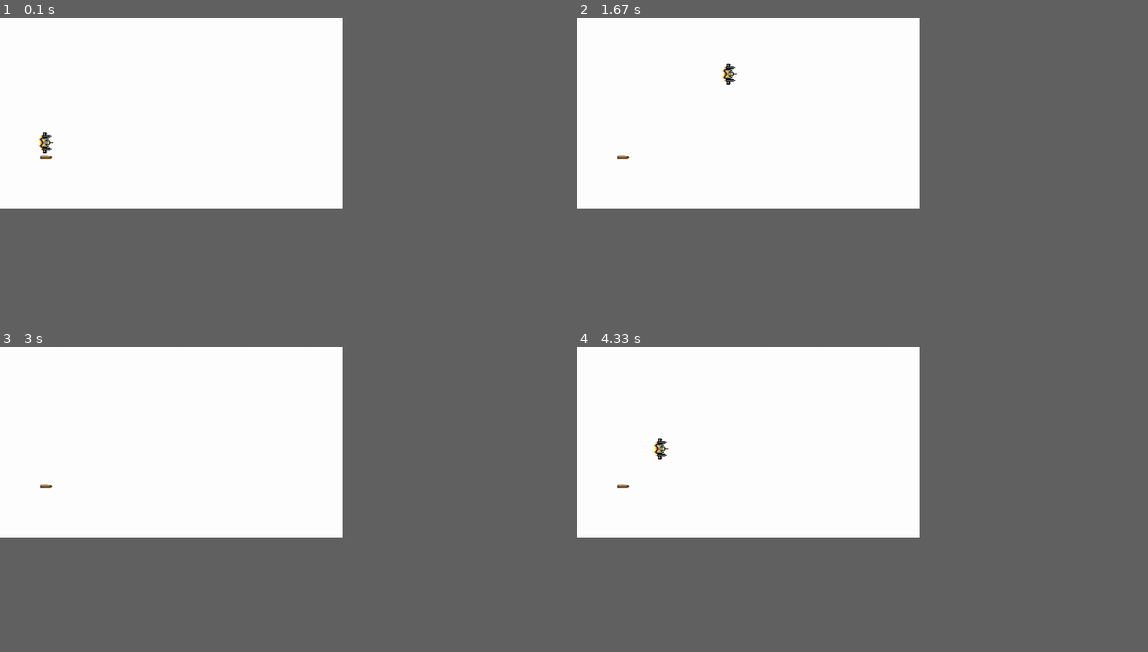
Above: before the commit, frames 1-4 (two rows, left to right).
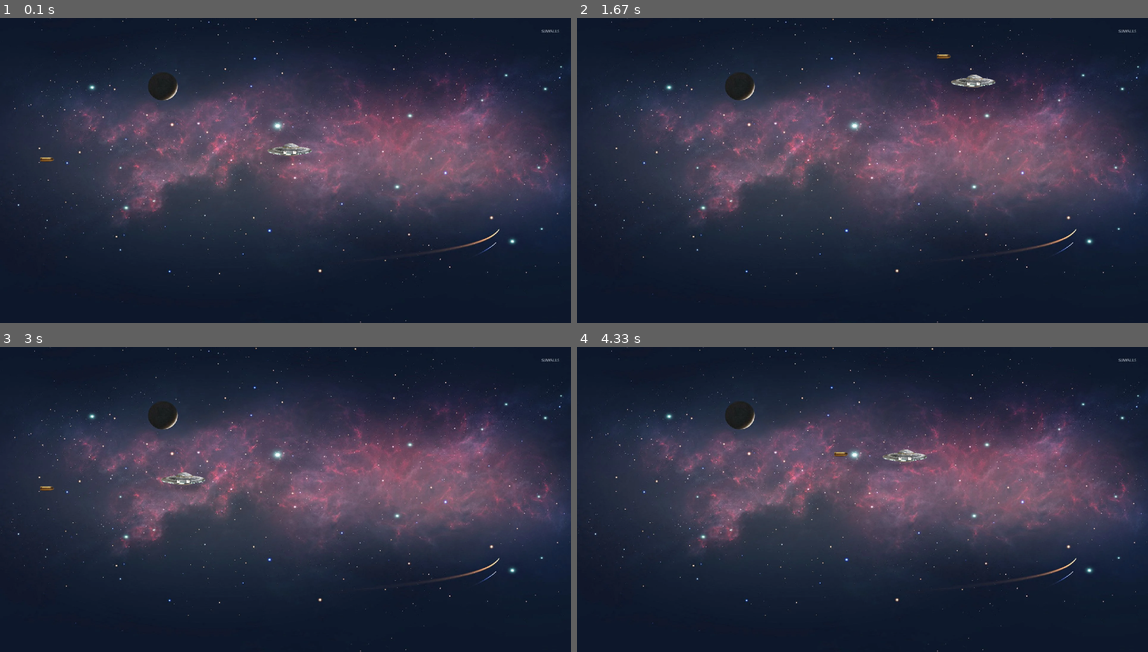
Above: after the commit, the same moments.

Repository: tylercaillet19/spaceship-game
Game: pygame game, started from game_with_tutorial.py
Same seed, same stepped clock (60 frames per second), same inputs: the game is played once before the commit and once after it.
Inputs:
- Up to frame 1 (0.1 s): no input
- Up to frame 2 (1.67 s): hold Right 0.33-0.8 s; hold Up 0.83-1.13 s; hold W 0.83-1.13 s; hold Right 1.17-1.63 s; hold D 1.17-1.63 s
- Up to frame 3 (3 s): hold Left 1.67-2.2 s; hold A 1.67-2.2 s; hold Down 2.23-2.53 s; hold S 2.23-2.53 s; hold Left 2.57-2.97 s; hold A 2.57-2.97 s
- Up to frame 4 (4.33 s): hold Up 3-3.37 s; hold W 3-3.37 s; hold Right 3.4-4.03 s; hold D 3.4-4.03 s; hold Down from 4.07 s (still down); hold S from 4.07 s (still down)
The window is 540x300 before the commit and 900x480 after it. Grey fills any space a smaller window leaves; there, only what the larger window draws over its background counts as a difference.

The runs differ from the first frame. In frame 1, 58% of the frame differs, in the area x 0-100%, y 0-100%; in frame 2, 58%; in frame 3, 58%; in frame 4, 58%.

Commit message:
new version

Diff:
--- a/game_with_tutorial.py
+++ b/game_with_tutorial.py
@@ -1,10 +1,14 @@
 import pygame as pg
 import os
 
-pg.display.set_caption("First Game")
-WIDTH, HEIGHT = 900, 500
+pg.display.set_caption("Spaceship Game")
+WIDTH, HEIGHT = 1500, 800
 WIN = pg.display.set_mode((WIDTH, HEIGHT))
 BACKGROUND = (255, 255, 255)
+BG_HEIGHT, BG_WIDTH = 1500, 800
+BG_IMAGE = pg.image.load(os.path.join('Assets', '5379387.webp'))
+BG = pg.transform.scale(BG_IMAGE, (BG_HEIGHT, BG_WIDTH))
+
 
 FPS = 60
 VEL = 10
@@ -12,27 +16,27 @@
 
 PROJECTILE_SPEED = 15
 
-SPACESHIP_WIDTH, SPACESHIP_HEIGHT = 55, 40
-BULLET_WIDTH, BULLET_HEIGHT = 45, 30
+SPACESHIP_WIDTH, SPACESHIP_HEIGHT = 120, 95
+BULLET_WIDTH, BULLET_HEIGHT = 50, 40
 
 
-YELLOW_SPACESHIP_IMAGE = pg.image.load(
-    os.path.join('Assets', 'spaceship_yellow.png'))
-YELLOW_SPACESHIP = pg.transform.rotate(pg.transform.scale(
-    YELLOW_SPACESHIP_IMAGE, (SPACESHIP_WIDTH, SPACESHIP_HEIGHT)), 90)
+SPACESHIP_IMAGE = pg.image.load(os.path.join('Assets', 'ufo.png'))
+SPACESHIP = pg.transform.scale(
+    SPACESHIP_IMAGE, (SPACESHIP_WIDTH, SPACESHIP_HEIGHT))
 
 BULLET_IMAGE = pg.image.load(os.path.join('Assets', 'bullet.png'))
 BULLET = pg.transform.scale(BULLET_IMAGE, (BULLET_WIDTH, BULLET_HEIGHT))
 
 
 def draw_window(yellow, bullet):
-    WIN.fill(BACKGROUND)
-    WIN.blit(YELLOW_SPACESHIP, (yellow.x, yellow.y))
+    WIN.blit(BG, (0, 0))
+    WIN.blit(SPACESHIP, (yellow.x, yellow.y))
     WIN.blit(BULLET, (bullet.x, bullet.y))
     pg.display.update()
 
 
-def yellow_handle_movement(keys_pressed, yellow):
+def spaceship_movement(keys_pressed, yellow):
+    global SPACESHIP, ROTATION
     if keys_pressed[pg.K_a]:  # LEFT
         yellow.x -= VEL
     if keys_pressed[pg.K_d]:
@@ -52,12 +56,19 @@
 
 
 def projectile_movement(keys_pressed, bullet):
-    if keys_pressed[pg.K_SPACE]:
+    global BULLET
+    if keys_pressed[pg.K_RIGHT]:
         bullet.x += PROJECTILE_SPEED
+    if keys_pressed[pg.K_LEFT]:
+        bullet.x -= PROJECTILE_SPEED
+    if keys_pressed[pg.K_UP]:
+        bullet.y -= PROJECTILE_SPEED
+    if keys_pressed[pg.K_DOWN]:
+        bullet.y += PROJECTILE_SPEED
 
 
 def main():
-    yellow = pg.Rect(100, 300, SPACESHIP_WIDTH, SPACESHIP_HEIGHT)
+    yellow = pg.Rect(700, 300, SPACESHIP_WIDTH, SPACESHIP_HEIGHT)
     bullet = pg.Rect(100, 350, BULLET_WIDTH, BULLET_HEIGHT)
 
     clock = pg.time.Clock()
@@ -69,7 +80,7 @@
                 run = False
 
         keys_pressed = pg.key.get_pressed()
-        yellow_handle_movement(keys_pressed, yellow)
+        spaceship_movement(keys_pressed, yellow)
         projectile_movement(keys_pressed, bullet)
         draw_window(yellow, bullet)
 
--- /dev/null
+++ b/import pygame as pg.py
@@ -0,0 +1,86 @@
+import pygame as pg
+import os
+COLOR = (255, 100, 98)
+SURFACE_COLOR = (255, 255, 255)
+WIDTH = 800
+HEIGHT = 800
+IMAGESIZE = 64
+
+
+class Sprite(pg.sprite.Sprite):
+    InMotion = False
+    Speed = 10
+
+    def __init__(self, color, x, y):
+        super().__init__()
+        self.image = pg.Surface([IMAGESIZE, IMAGESIZE])
+        self.image.fill(SURFACE_COLOR)
+        self.image = pg.image.load(os.path.join("Assets", "sprite.png"))
+        self.rect = pg.Rect(x, y, IMAGESIZE, IMAGESIZE)
+
+    def update(self, *args):
+        super().update(self, *args)
+        if self.InMotion == True:
+            self.rect.x += self.Speed
+            if self.rect.x > (WIDTH-IMAGESIZE) or self.rect.x < 0:
+                self.Speed *= -1
+
+
+class Bullet(pg.sprite.Sprite):
+    InMotion = False
+    Speed = 10
+
+    def __init__(self, color, x, y):
+        super().__init__()
+        self.image = pg.Surface([5, 10])
+        self.image.fill((255, 100, 100))
+        self.rect = pg.Rect(0, 0, 5, 10)
+
+    def update(self, *args):
+        super().update(self, *args)
+        if self.InMotion == True:
+            self.rect.y -= self.Speed
+            if self.rect.y < 0:
+                self.InMotion = False
+
+
+class Score:
+    Score = 0
+
+    def render(self):
+        myfont = pg.font.SysFont("monospace", 35)
+        label = myfont.render(str(self.Score), 1, (0, 0, 0))
+        screen.blit(label, (350, 350))
+
+
+def shootBullet():
+    global all_sprites_list
+    bullet = Bullet((128, 128, 128), 50, 50)
+    bullet.InMotion = not bullet.InMotion
+    bullet.rect.x = player.rect.x
+    bullet.rect.y = player.rect.y
+    all_sprites_list.add(bullet)
+
+
+pg.init()
+all_sprites_list = pg.sprite.Group()
+player = Sprite((255, 0, 0), 32, 700)
+player.InMotion = True
+all_sprites_list.add(player)
+clock = pg.time.Clock()
+screen = pg.display.set_mode((WIDTH, HEIGHT))
+pg.display.set_caption("Cody's Really Awesome Game")
+running = True
+while running:
+    for event in pg.event.get():
+        keys = pg.key.get_pressed()
+        if event.type == pg.QUIT:
+            running = False
+        if event.type == pg.KEYDOWN:
+            if event.key == pg.K_SPACE:
+                shootBullet()
+    all_sprites_list.update()
+    screen.fill(SURFACE_COLOR)
+    all_sprites_list.draw(screen)
+    pg.display.flip()
+    clock.tick(60)
Binary file added: Assets/5379387.webp
Binary file removed: Assets/spaceship_red.png
Binary file removed: Assets/spaceship_yellow.png
Binary file added: Assets/ufo.png
Not shown, changed: Assets/space.png
